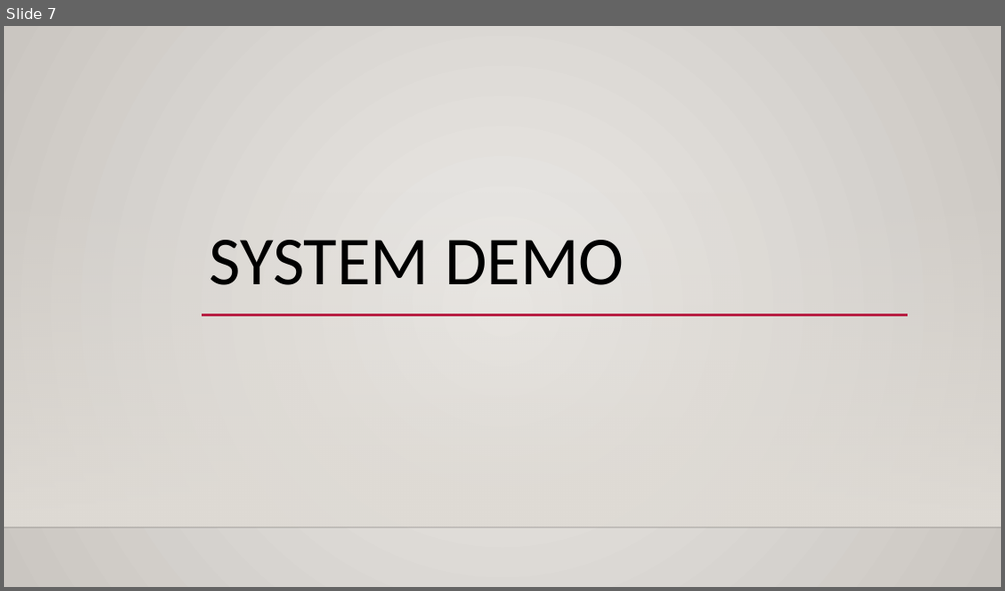
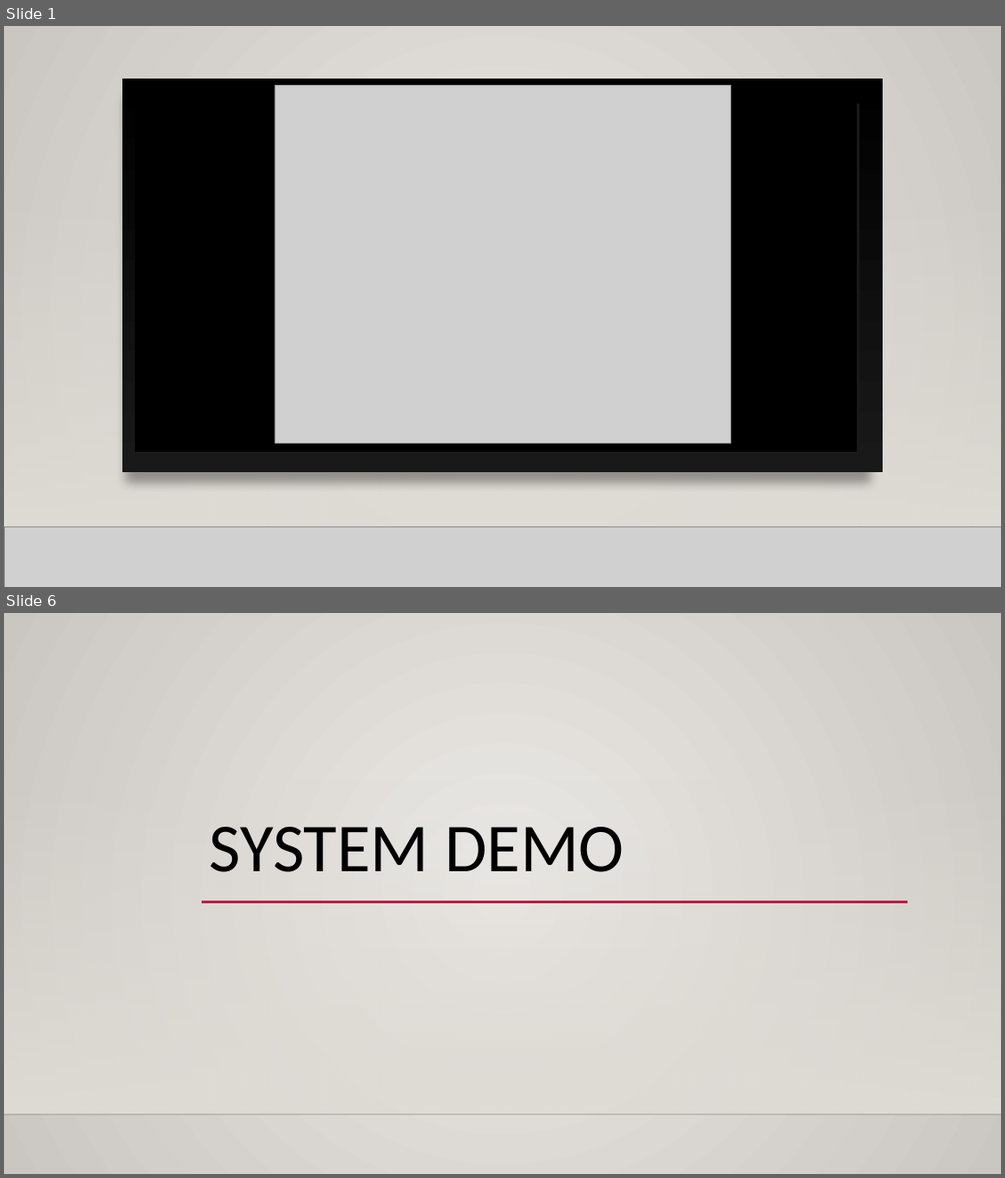
Before and after one commit to MR-Stan/Look-Out, a slide deck: Project2_Presentation_Material.pptx. Shown one above the other, each under a label of ours: slide 7 before the commit, slides 1 and 6 after it; the slides between them are not shown. The pictures are 1005x591 and 1005x1178 pixels, drawn with LibreOffice and Linux fonts; fonts in the diff are those of the drawing; grey boxes stand for pictures; background and template pictures are left out. Boxes give left, top, right and bottom in pixels: in the first picture for what was removed or moved away, otherwise in the second. Text is boxed around its words. In the diff, an @@ line names an element or a change of style, - is before the commit and + after.

```diff
--- a/Project2_Presentation_Material.pptx
+++ b/Project2_Presentation_Material.pptx
@@ slide 1 added at box(4, 26, 1001, 587), background gradient #ECEAE7 to #CAC7C1; not listed: 3 template elements that a slide beside it also shows @@
@@ rectangle added at box(4, 26, 1001, 587), fill gradient #ECEAE7 to #CAC7C1 @@
@@ rectangle added at box(122, 79, 882, 472), fill gradient #000001 to #191919 @@
@@ rectangle added at box(135, 83, 856, 451), fill #000000, outline #000000 1.25 pt @@
@@ rectangle added at box(147, 105, 857, 445), fill gradient #DADADA to #FFFFFE, outline #191919 4 pt @@
@@ picture added at box(275, 86, 731, 443) @@
@@ rectangle added at box(4, 192, 1001, 527), fill gradient #DFDBD5 @@
@@ picture added at box(4, 527, 1001, 587) @@
@@ what was slide 7 is now slide 6 @@
```
Also in this commit, not shown: 4 slides changed, 2 slides removed, 11 other files.
